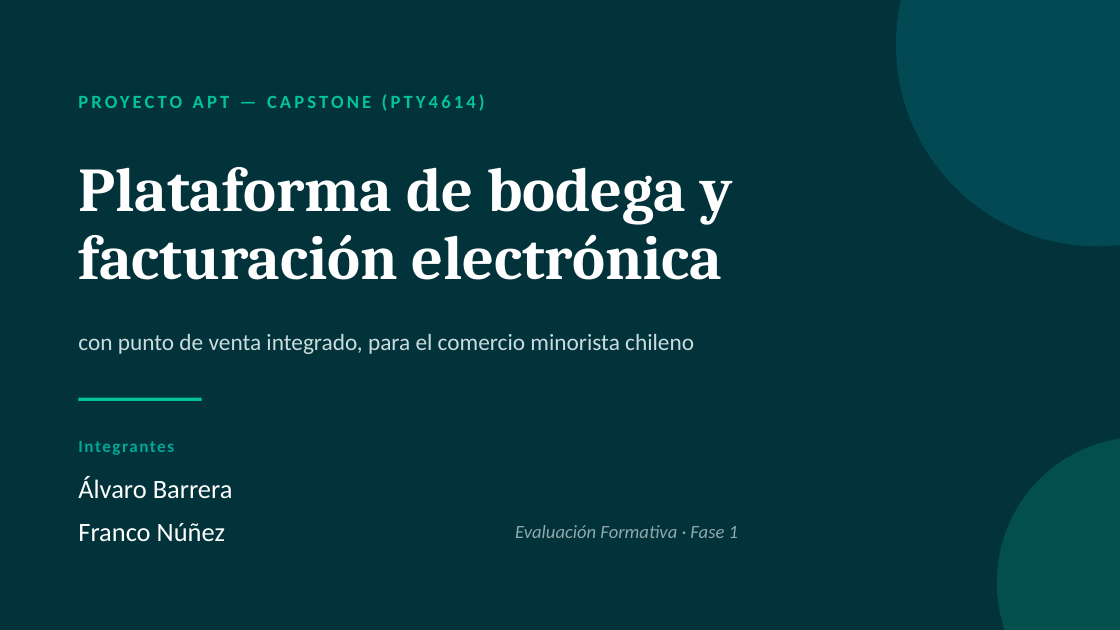
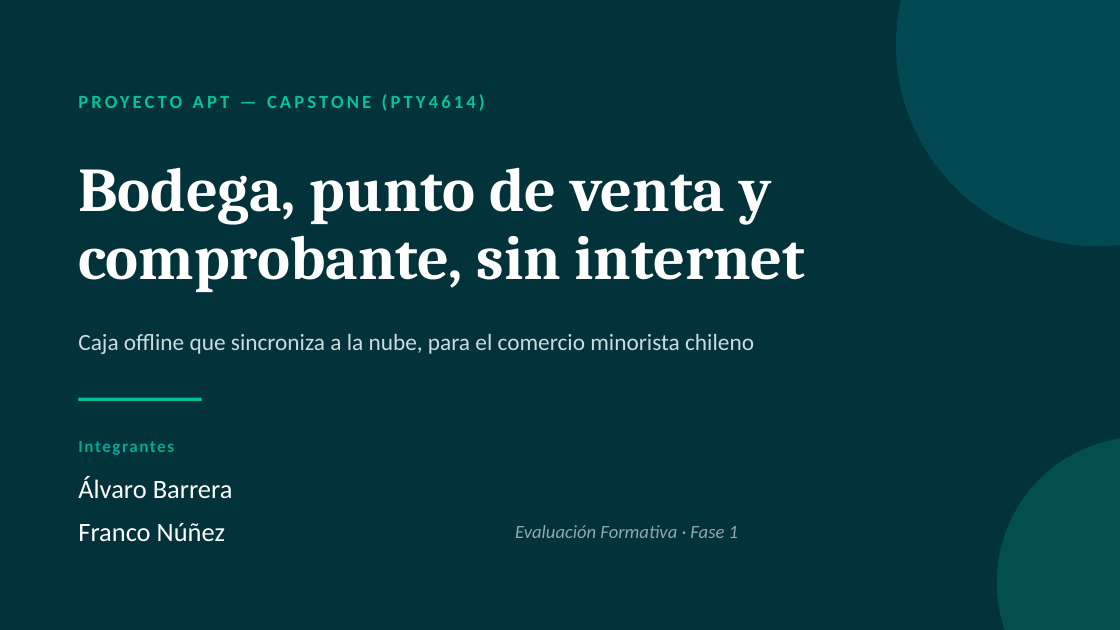
Before and after one commit to Chazito/Walkan, a slide deck: slide 1 of Fase 1/Evidencias Grupales/Proyecto_APT_Presentacion.pptx. Drawn at 1120x630 pixels with LibreOffice and Linux fonts; fonts in the diff are those of the drawing. Boxes give left, top, right and bottom in pixels: in the first picture for what was removed or moved away, otherwise in the second. Text is boxed around its words. In the diff, an @@ line names an element or a change of style, - is before the commit and + after.

```diff
--- a/Fase 1/Evidencias Grupales/Proyecto_APT_Presentacion.pptx
+++ b/Fase 1/Evidencias Grupales/Proyecto_APT_Presentacion.pptx
@@ text at [78,167,806,292]: text changed @@
-Plataforma de bodega y
-facturación electrónica
+Bodega, punto de venta y
+comprobante, sin internet
@@ text at [78,334,754,354]: text changed @@
-con punto de venta integrado, para el comercio minorista chileno
+Caja offline que sincroniza a la nube, para el comercio minorista chileno
```
Also in this commit, not shown: 3 other slides changed, 7 other files.
